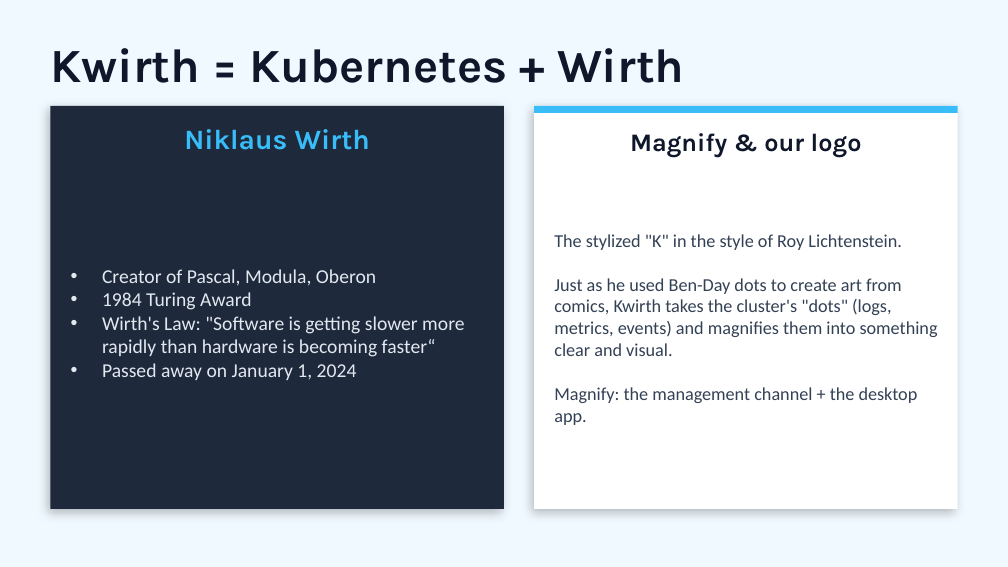
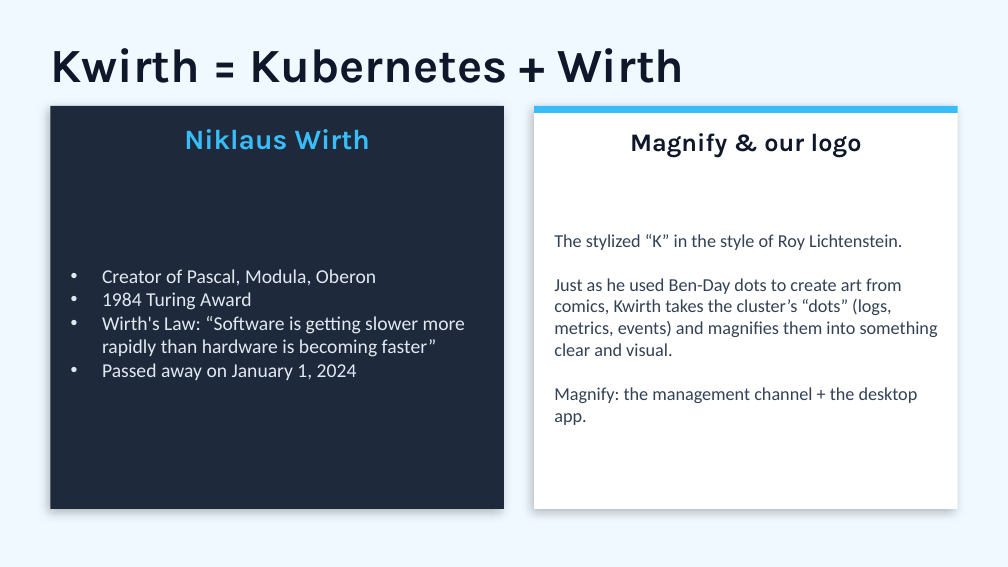
Before and after one commit to kwirthmagnify/kwirth, a slide deck: slide 4 of docs/_media/kwirth_presentation.pptx. Drawn at 1008x567 pixels with LibreOffice and Linux fonts; fonts in the diff are those of the drawing. Boxes give left, top, right and bottom in pixels: in the first picture for what was removed or moved away, otherwise in the second. Text is boxed around its words. In the diff, an @@ line names an element or a change of style, - is before the commit and + after.

Commit message:
update version and presentation to 0.5.187

```diff
--- a/docs/_media/kwirth_presentation.pptx
+++ b/docs/_media/kwirth_presentation.pptx
@@ text at [554, 234, 938, 356]: text changed @@
-The stylized "K" in the style of Roy Lichtenstein.
-Just as he used Ben-Day dots to create art from comics, Kwirth takes the cluster's "dots" (logs, metrics, events) and magnifies them into something clear and visual.
+The stylized “K” in the style of Roy Lichtenstein.
+Just as he used Ben-Day dots to create art from comics, Kwirth takes the cluster’s “dots” (logs, metrics, events) and magnifies them into something clear and visual.
@@ text at [102, 316, 465, 357]: text changed @@
-• Wirth's Law: "Software is getting slower more rapidly than hardware is becoming faster“
+• Wirth's Law: “Software is getting slower more rapidly than hardware is becoming faster”
```
Also in this commit, not shown: 8 other slides changed, 17 other files.
